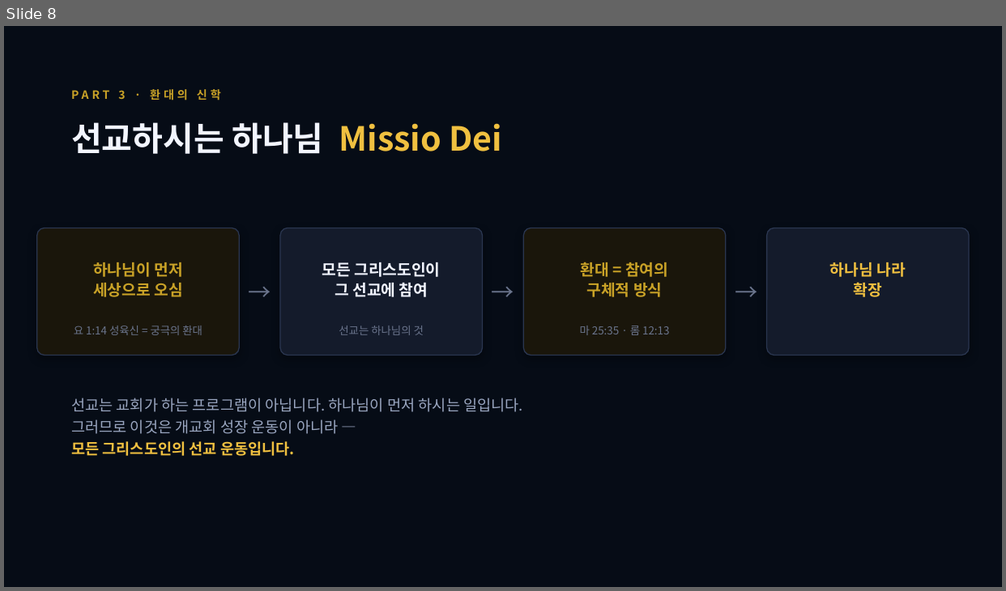
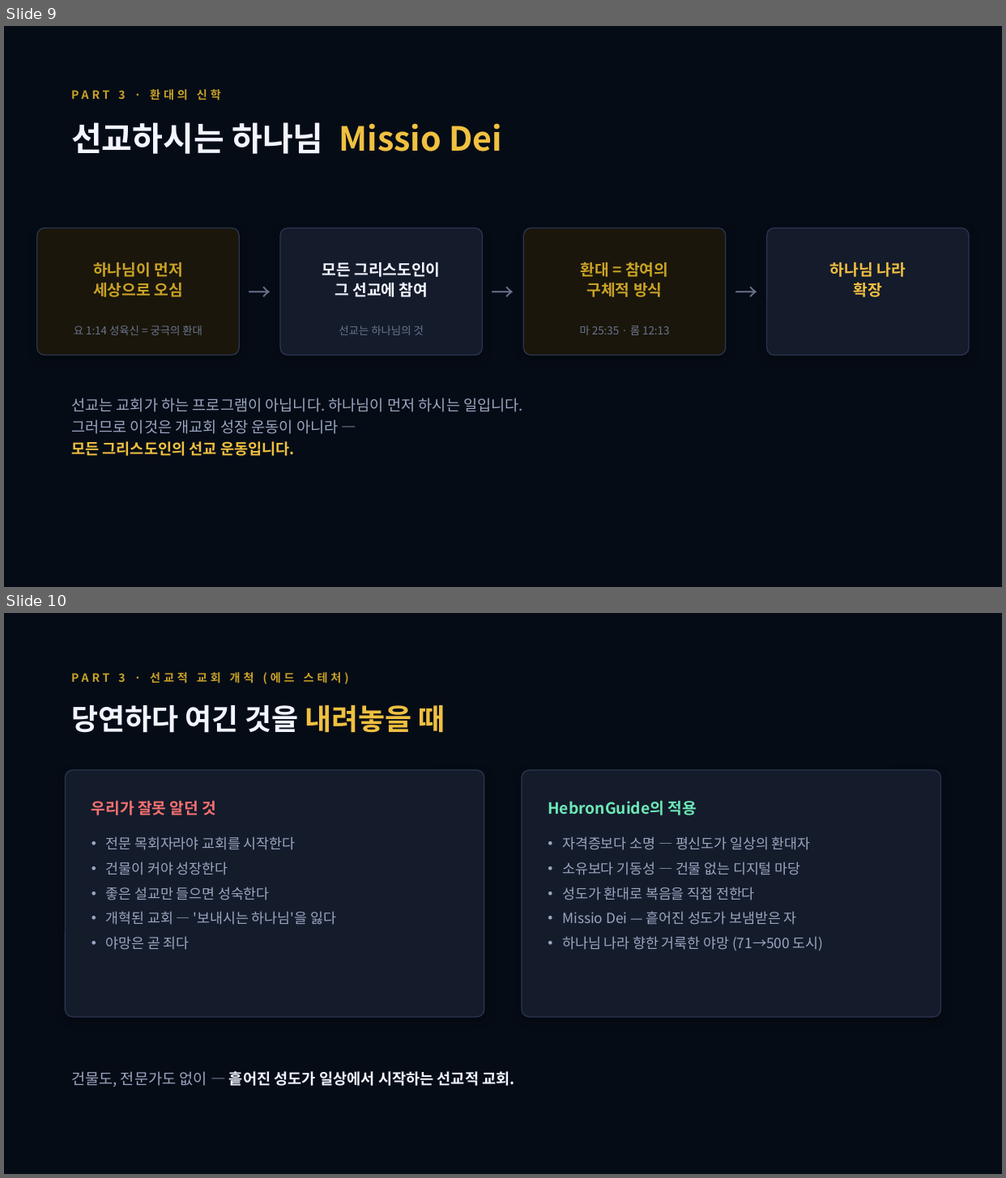
Before and after one commit to Hebronplatform/hebronguide, a slide deck: HebronGuide_발표_김성수목사.pptx. Shown one above the other, each under a label of ours: slide 8 before the commit, slides 9 and 10 after it. The pictures are 1006x591 and 1006x1178 pixels, drawn with LibreOffice and Linux fonts; fonts in the diff are those of the drawing. Boxes give left, top, right and bottom in pixels: in the first picture for what was removed or moved away, otherwise in the second. Text is boxed around its words. In the diff, an @@ line names an element or a change of style, - is before the commit and + after.

Commit message:
feat: 환대의 여정 영상(hebron-story.html) + 덱/PPTX에 영상·스테처 5역설 슬라이드 추가 + 선교적 교회개척 신학 통합

```diff
--- a/HebronGuide_발표_김성수목사.pptx
+++ b/HebronGuide_발표_김성수목사.pptx
@@ slide 10 added at (4,613,1002,1174), background #060C16 @@
@@ text added at (71,672,342,684), 11 pt, text #C9A227, bold @@
+PART 3 · 선교적 교회 개척 (에드 스테처)
@@ text added at (71,705,445,733), 28 pt, text #F2F5FF, bold @@
+당연하다 여긴 것을 내려놓을 때
@@ rounded rectangle added at (66,770,484,1017), fill #141B2B, outline #2A3650 1 pt @@
@@ rounded rectangle added at (522,770,941,1017), fill #141B2B, outline #2A3650 1 pt @@
@@ text added at (91,801,217,815), 15 pt, text #F87171, bold @@
+우리가 잘못 알던 것
@@ text added at (548,801,697,815), 15 pt, text #6EE7B7, bold @@
+HebronGuide의 적용
@@ text added at (106,837,336,950), 13.5 pt, text #9AA6C0 @@
+• 전문 목회자라야 교회를 시작한다
+• 건물이 커야 성장한다
+• 좋은 설교만 들으면 성숙한다
+• 개혁된 교회 — '보내시는 하나님'을 잃다
+• 야망은 곧 죄다
@@ text added at (562,837,824,951), 13.5 pt, text #9AA6C0 @@
+• 자격증보다 소명 — 평신도가 일상의 환대자
+• 소유보다 기동성 — 건물 없는 디지털 마당
+• 성도가 환대로 복음을 직접 전한다
+• Missio Dei — 흩어진 성도가 보냄받은 자
+• 하나님 나라 향한 거룩한 야망 (71→500 도시)
@@ text added at (71,1071,515,1088), 14.5 pt, text #F2F5FF, bold @@
+건물도, 전문가도 없이 — 흩어진 성도가 일상에서 시작하는 선교적 교회.
@@ what was slide 8 is now slide 9 @@
```
Also in this commit, not shown: 1 other slide added, 11 other files.
